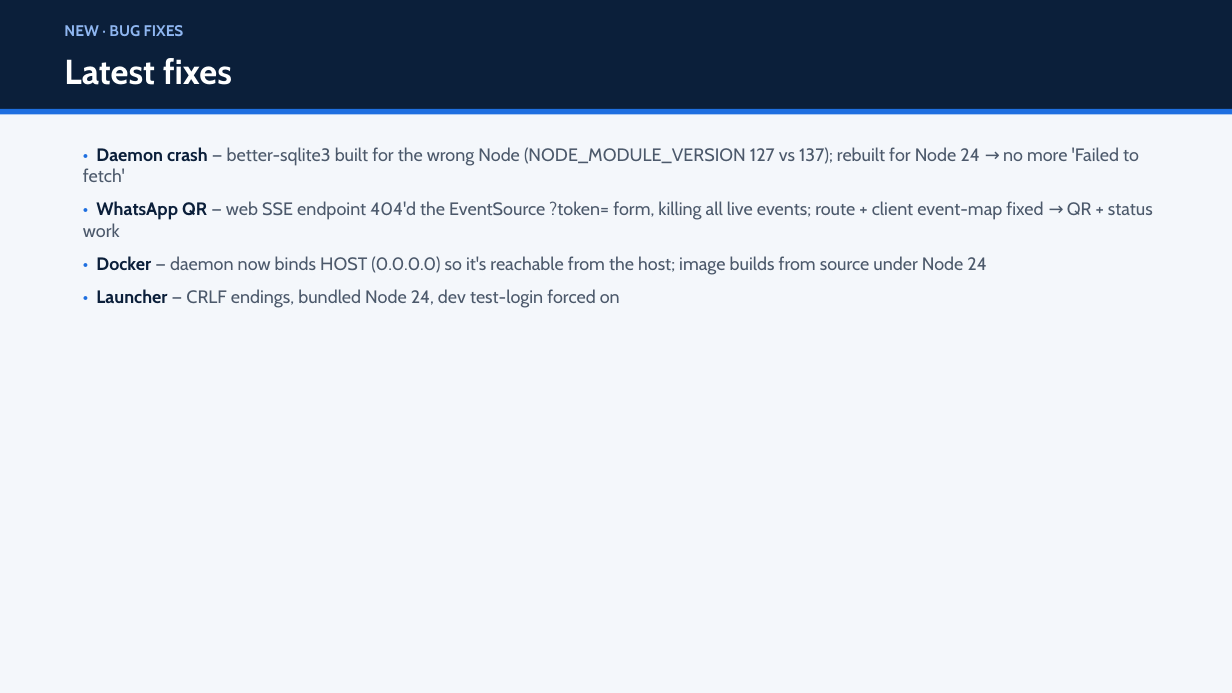
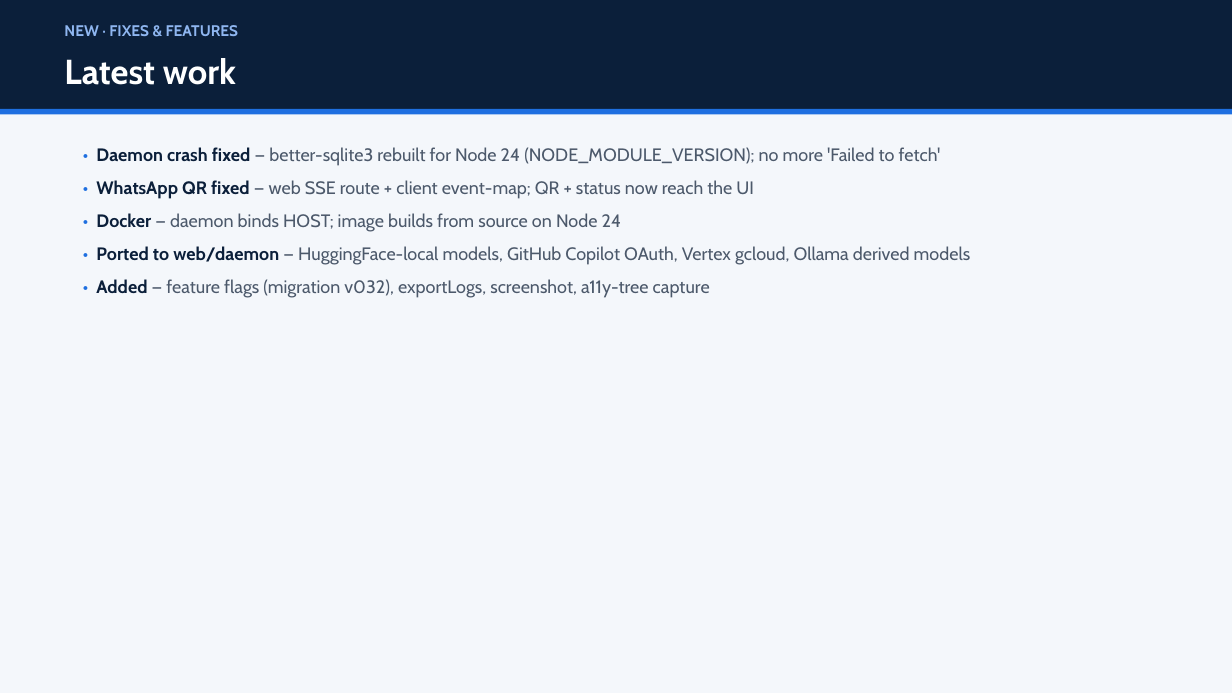
Before and after one commit to solutionsDigibull/SRIM-by_Digibull, a slide deck: slide 18 of SRIM/Accomplish/accomplish_Wrapper/LOCAL/docs/SRIM_Master_Deck.pptx (slide 17 before the commit). Drawn at 1232x693 pixels with LibreOffice and Linux fonts; fonts in the diff are those of the drawing. Boxes give left, top, right and bottom in pixels: in the first picture for what was removed or moved away, otherwise in the second. Text is boxed around its words. In the diff, an @@ line names an element or a change of style, - is before the commit and + after.

```diff
--- a/SRIM/Accomplish/accomplish_Wrapper/LOCAL/docs/SRIM_Master_Deck.pptx
+++ b/SRIM/Accomplish/accomplish_Wrapper/LOCAL/docs/SRIM_Master_Deck.pptx
@@ text at box(64, 25, 238, 36): text changed @@
-NEW · BUG FIXES
+NEW · FIXES & FEATURES
@@ text at box(64, 58, 236, 85): text changed @@
-Latest fixes
+Latest work
@@ text at box(96, 147, 971, 298): text changed @@
-• Daemon crash — better-sqlite3 built for the wrong Node (NODE_MODULE_VERSION 127 vs 137); rebuilt for Node 24 → no more 'Failed to fetch'
-• WhatsApp QR — web SSE endpoint 404'd the EventSource ?token= form, killing all live events; route + client event-map fixed → QR + status work
-• Docker — daemon now binds HOST (0.0.0.0) so it's reachable from the host; image builds from source under Node 24
-• Launcher — CRLF endings, bundled Node 24, dev test-login forced on
+• Daemon crash fixed — better-sqlite3 rebuilt for Node 24 (NODE_MODULE_VERSION); no more 'Failed to fetch'
+• WhatsApp QR fixed — web SSE route + client event-map; QR + status now reach the UI
+• Docker — daemon binds HOST; image builds from source on Node 24
+• Ported to web/daemon — HuggingFace-local models, GitHub Copilot OAuth, Vertex gcloud, Ollama derived models
+• Added — feature flags (migration v032), exportLogs, screenshot, a11y-tree capture
```
Also in this commit, not shown: 3 other slides changed, 1 slide added.
